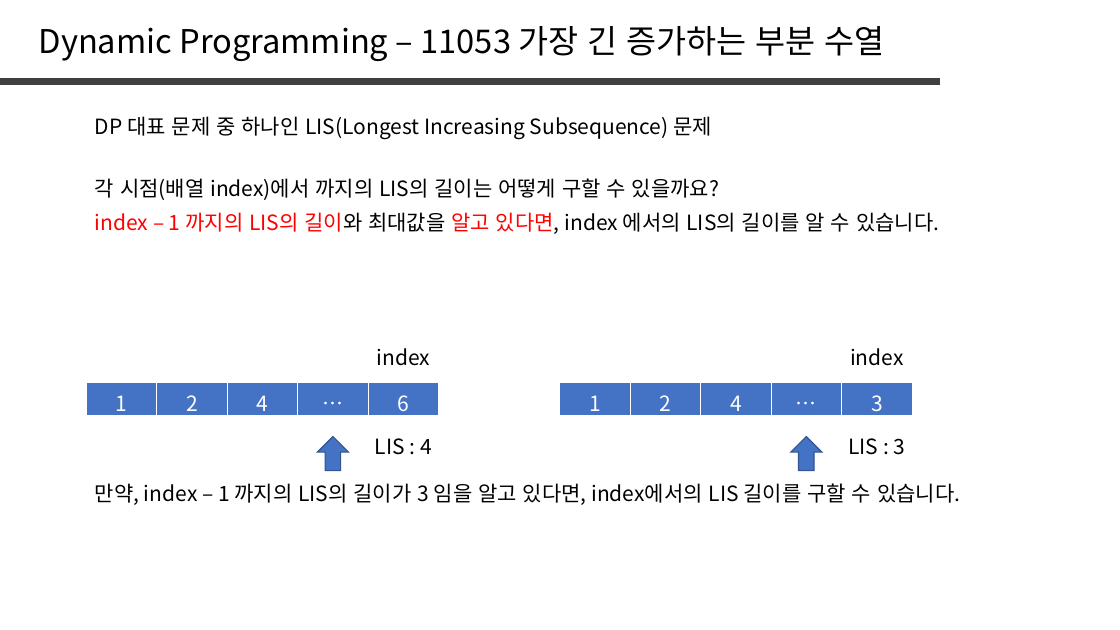
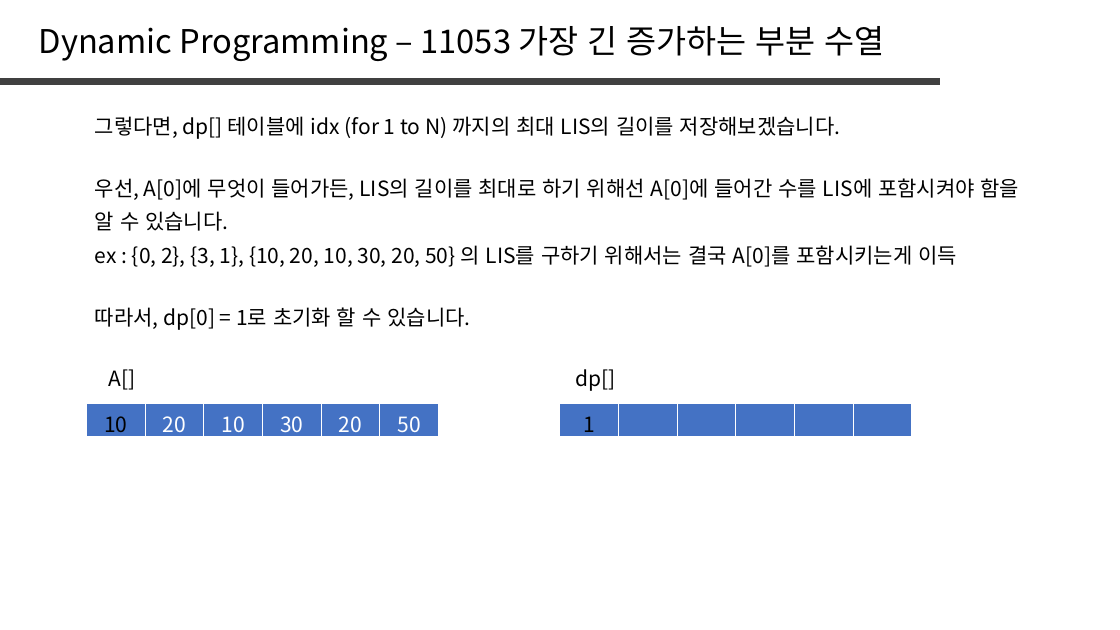
Before and after one commit to jaehoo1/PS-study, a slide deck: slide 31 of study/5_Dynamic Programming.pptx. Drawn at 1120x630 pixels with LibreOffice and Linux fonts; fonts in the diff are those of the drawing. Boxes give left, top, right and bottom in pixels: in the first picture for what was removed or moved away, otherwise in the second. Text is boxed around its words. In the diff, an @@ line names an element or a change of style, - is before the commit and + after.

```diff
--- a/study/5_Dynamic Programming.pptx
+++ b/study/5_Dynamic Programming.pptx
@@ text at box(95, 116, 840, 139): text changed @@
-DP 대표 문제 중 하나인 LIS(Longest Increasing Subsequence) 문제
+그렇다면, dp[] 테이블에 idx (for 1 to N) 까지의 최대 LIS의 길이를 저장해보겠습니다.
@@ text at box(95, 178, 1020, 200): text changed @@
-각 시점(배열 index)에서 까지의 LIS의 길이는 어떻게 구할 수 있을까요?
+우선, A[0]에 무엇이 들어가든, LIS의 길이를 최대로 하기 위해선 A[0]에 들어간 수를 LIS에 포함시켜야 함을
@@ text at box(95, 211, 228, 231): text changed @@
-index – 1 까지의 LIS의 길이와 최대값을 알고 있다면, index 에서의 LIS의 길이를 알 수 있습니다.
+알 수 있습니다.
@@ text added at box(95, 245, 957, 267), 18 pt, text #000000 @@
+ex : {0, 2}, {3, 1}, {10, 20, 10, 30, 20, 50} 의 LIS를 구하기 위해서는 결국 A[0]를 포함시키는게 이득
@@ text added at box(95, 307, 470, 330), 18 pt, text #000000 @@
+따라서, dp[0] = 1로 초기화 할 수 있습니다.
@@ text removed at box(377, 348, 430, 366) @@
-index
@@ text removed at box(850, 348, 903, 366) @@
-index
@@ text added at box(108, 369, 135, 390), 18 pt, text #000000 @@
+A[]
@@ text added at box(575, 369, 615, 391), 18 pt, text #000000 @@
+dp[]
@@ table: place and size @@
-table at box(87, 383, 439, 420)
+table at box(87, 404, 439, 441)
@@ table at box(87, 404, 439, 441) @@
-column 1: 1
-column 2: 2
-column 3: 4
-column 4: …
-column 5: 6
+column 1: 10
+column 2: 20
+column 3: 10
+column 4: 30
+column 5: 20
+column 6: 50
@@ table at box(560, 404, 913, 441) @@
-column 2: 2
-column 3: 4
-column 4: …
-column 5: 3
+column 2: 
+column 3: 
+column 4: 
+column 5: 
+column 6: 
@@ table: place and size @@
-table at box(560, 383, 913, 420)
+table at box(560, 404, 913, 441)
@@ down arrow removed at box(318, 437, 349, 471) @@
@@ text removed at box(375, 438, 432, 455) @@
-LIS : 4
@@ down arrow removed at box(791, 437, 822, 471) @@
@@ text removed at box(848, 438, 906, 455) @@
-LIS : 3
@@ text removed at box(95, 483, 960, 505) @@
-만약, index – 1 까지의 LIS의 길이가 3 임을 알고 있다면, index에서의 LIS 길이를 구할 수 있습니다.
```
Also in this commit, not shown: 2 other slides changed, 1 slide added.
